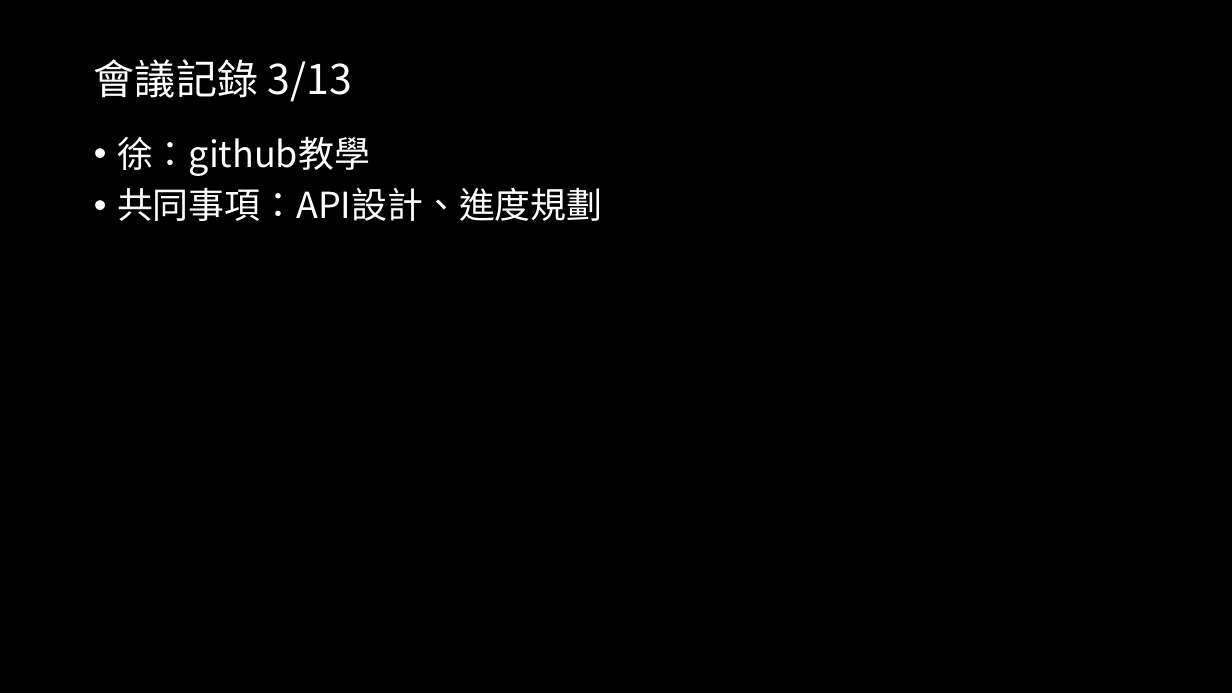
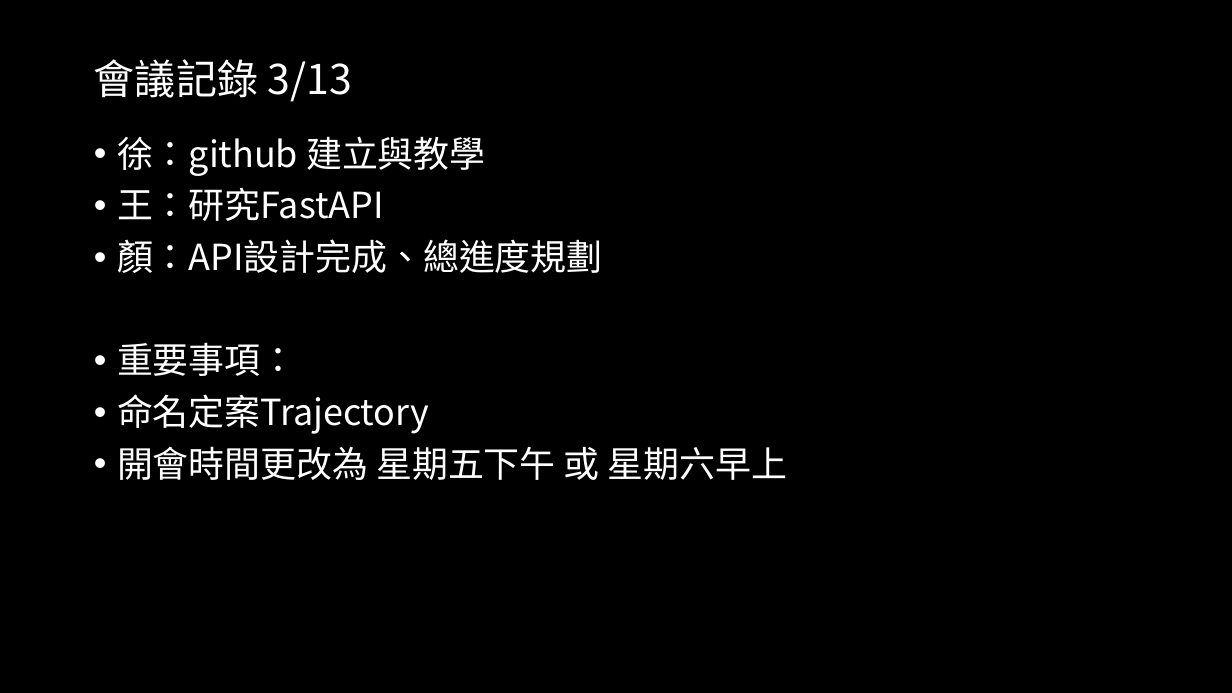
Before and after one commit to 1leo23/Product-packaging, a slide deck: slide 7 of 會議記錄/會議記錄.pptx. Drawn at 1232x693 pixels with LibreOffice and Linux fonts; fonts in the diff are those of the drawing. Boxes give left, top, right and bottom in pixels: in the first picture for what was removed or moved away, otherwise in the second. Text is boxed around its words. In the diff, an @@ line names an element or a change of style, - is before the commit and + after.

```diff
--- a/會議記錄/會議記錄.pptx
+++ b/會議記錄/會議記錄.pptx
@@ text at bbox=[117, 136, 787, 480]: text changed @@
-• 徐：github教學
-• 共同事項：API設計、進度規劃
+• 徐：github 建立與教學
+• 王：研究FastAPI
+• 顏：API設計完成、總進度規劃
+• 重要事項：
+• 命名定案Trajectory
+• 開會時間更改為 星期五下午 或 星期六早上
```
Also in this commit, not shown: 1 other slide changed, 1 slide added, 3 other files.
